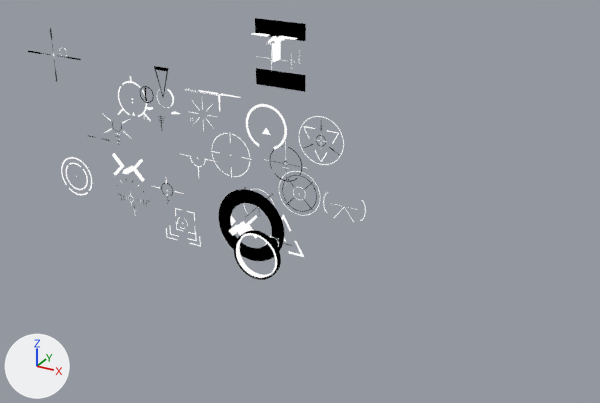
An edit to the Blender file [workfiles]/reticle.blend, drawn before and after from the same camera.
The view is the same before and after, from a 50 mm camera at (68.7, -95.6, 43.4) aimed at (18.4, -4.1, -2.3). The axes (+X, +Y, +Z) are drawn at lower left. The lights are the same throughout. Text is drawn in Blender's own font.

In view in the first picture: 'Border', 'Circle.001', 'Holo2', 'Plane', 'Schmidt', 'Scope2', 'acog', 'b4', 'elcan', 'fal', 'ham', 'holo', 'micro', 'nv', 'okp', 'ragnok', 'reddit', 'rm', 'romeo', 't1', 'thermal', 'top of the pops', 'uwu'.
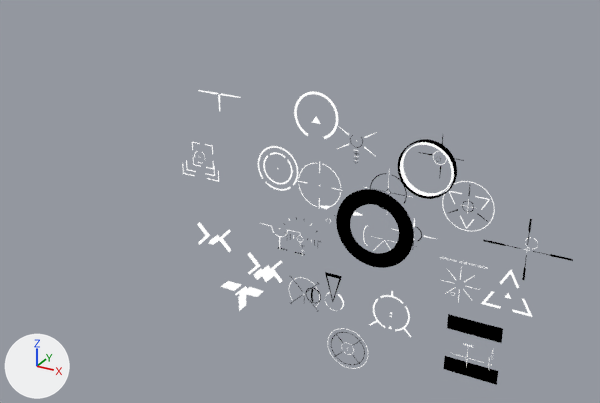
Where the change shows, as pixel boxes (x1, y1, x2, y2) in the pictures (600 x 403 px):
'Border', moved
    before: (219, 189, 284, 261)
    after: (336, 189, 414, 268)
'thermal', moved
    before: (255, 18, 306, 92)
    after: (444, 314, 503, 385)
'Scope2', moved
    before: (234, 225, 292, 280)
    after: (398, 136, 464, 199)
'okp', moved
    before: (251, 33, 298, 63)
    after: (221, 281, 264, 311)
'rm', moved
    before: (246, 104, 287, 150)
    after: (294, 91, 338, 139)
'uwu', moved
    before: (229, 215, 257, 239)
    after: (247, 252, 283, 283)
'reddit', moved
    before: (61, 157, 92, 195)
    after: (258, 146, 298, 191)
'top of the pops', moved
    before: (112, 153, 145, 182)
    after: (197, 222, 231, 252)
'Plane', moved
    before: (299, 116, 344, 165)
    after: (442, 181, 495, 231)
'romeo', moved
    before: (264, 214, 304, 257)
    after: (481, 270, 532, 317)
'fal', moved
    before: (140, 66, 174, 108)
    after: (306, 272, 344, 311)
'holo', moved
    before: (118, 76, 151, 121)
    after: (369, 291, 412, 337)
'micro', moved
    before: (279, 171, 320, 216)
    after: (327, 328, 368, 369)
'Schmidt', moved
    before: (28, 28, 81, 82)
    after: (483, 219, 573, 280)
'ragnok', moved
    before: (166, 208, 201, 247)
    after: (182, 142, 219, 182)
't1', moved
    before: (211, 133, 252, 178)
    after: (298, 162, 342, 209)
'elcan', moved
    before: (264, 141, 305, 182)
    after: (364, 173, 411, 210)
'b4', moved
    before: (103, 114, 132, 145)
    after: (338, 126, 377, 163)
'ham', moved
    before: (88, 107, 180, 141)
    after: (278, 205, 362, 255)
'Holo2', moved
    before: (190, 101, 216, 132)
    after: (442, 267, 480, 302)
'scope', moved
    before: (244, 187, 274, 217)
    after: (289, 277, 320, 312)
'acog', moved
    before: (152, 180, 184, 204)
    after: (393, 218, 436, 250)
'nv', moved
    before: (323, 192, 366, 222)
    after: (363, 225, 397, 251)
'Scope', moved
    before: (119, 180, 150, 211)
    after: (283, 217, 321, 251)
'Circle.001', moved
    before: (182, 154, 213, 177)
    after: (261, 223, 300, 247)
'Text.001', moved
    before: (185, 89, 222, 96)
    after: (440, 257, 488, 269)

Diff of the bpy script that builds the scene:
```diff
--- a/[workfiles]/reticle.blend.py
+++ b/[workfiles]/reticle.blend.py
@@ me_plane @@
 me_plane.from_pydata(...)  # 180 vertices, 40 faces; spans x -3.78..3.78, y 0.0..2.24, z -4.46..4.46
+# me_plane part 1: the whole mesh is moved by (0.0, -2.96, 0.0)
 me_plane.materials.append(mat_black)
@@ ob_scope @@
 ob_scope = bpy.data.objects.new('Scope', me_cylinder)
-ob_scope.location = (-12.6, 0.0, -8.8)
+ob_scope.location = (17.7, 0.0, -8.6)
@@ ob_border @@
 ob_border = bpy.data.objects.new('Border', me_circle)
-ob_border.location = (9.2, 0.0, -8.7)
+ob_border.location = (28.8, 0.0, -4.7)
@@ ob_scope2 @@
 ob_scope2 = bpy.data.objects.new('Scope2', me_cylinder_003)
-ob_scope2.location = (14.5, 0.0, -9.1)
+ob_scope2.location = (38.1, 0.0, 8.0)
@@ ob_ham @@
 ob_ham = bpy.data.objects.new('ham', me_cylinder_006)
-ob_ham.location = (-6.6, 0.0, 6.1)
+ob_ham.location = (23.2, 0.0, -3.7)
@@ ob_okp @@
 ob_okp = bpy.data.objects.new('okp', me_cube)
-ob_okp.location = (13.7, 0.0, 19.7)
+ob_okp.location = (7.2, 0.0, -20.0)
@@ ob_top_of_the_pops @@
 ob_top_of_the_pops = bpy.data.objects.new('top of the pops', me_cube_006)
-ob_top_of_the_pops.location = (-13.1, 0.0, -3.7)
+ob_top_of_the_pops.location = (2.6, 0.0, -12.1)
@@ ob_uwu @@
 ob_uwu = bpy.data.objects.new('uwu', me_cube_009)
-ob_uwu.location = (7.2, 0.0, -8.9)
+ob_uwu.location = (11.3, 0.0, -15.3)
@@ ob_holo @@
 ob_holo = bpy.data.objects.new('holo', me_circle_001)
-ob_holo.location = (-12.4, 0.0, 6.9)
+ob_holo.location = (31.2, 0.0, -17.9)
@@ ob_rm @@
 ob_rm = bpy.data.objects.new('rm', me_circle_005)
-ob_rm.location = (12.0, 0.0, 6.8)
+ob_rm.location = (19.7, 0.0, 9.6)
@@ ob_reddit @@
 ob_reddit = bpy.data.objects.new('reddit', me_circle_006)
-ob_reddit.location = (-24.5, -2.1, -7.6)
+ob_reddit.location = (13.0, 0.0, 0.4)
@@ ob_romeo @@
 ob_romeo = bpy.data.objects.new('romeo', me_plane_006)
-ob_romeo.location = (14.6, -2.1, -9.2)
+ob_romeo.location = (47.1, 0.0, -10.3)
@@ ob_ragnok @@
 ob_ragnok = bpy.data.objects.new('ragnok', me_circle_004)
-ob_ragnok.location = (-4.0, 0.0, -11.7)
+ob_ragnok.location = (0.0, 0.0, 0.0)
@@ ob_b4 @@
 ob_b4 = bpy.data.objects.new('b4', me_plane_009)
-ob_b4.location = (-13.3, 0.0, 3.4)
+ob_b4.location = (26.5, 0.0, 7.8)
@@ ob_fal @@
 ob_fal = bpy.data.objects.new('fal', me_circle_007)
-ob_fal.location = (0.0, 0.0, 10.9)
+ob_fal.location = (26.1, 0.0, -13.5)
 ob_fal.rotation_euler = (1.571, 0.0, 0.0)  # degrees (90, 0, 0)
@@ ob_schmidt @@
 ob_schmidt = bpy.data.objects.new('Schmidt', me_plane_001)
-ob_schmidt.location = (-24.3, 0.0, 13.0)
+ob_schmidt.location = (49.5, 0.0, -2.0)
@@ ob_elcan @@
 ob_elcan = bpy.data.objects.new('elcan', me_circle_012)
-ob_elcan.location = (15.0, 0.0, 1.9)
+ob_elcan.location = (30.4, 0.0, 0.8)
@@ ob_acog @@
 ob_acog = bpy.data.objects.new('acog', me_circle_002)
-ob_acog.location = (-6.1, 0.0, -6.3)
+ob_acog.location = (34.3, 0.0, -4.4)
@@ ob_t1 @@
 ob_t1 = bpy.data.objects.new('t1', me_cube_001)
-ob_t1.location = (7.9, 0.0, 2.9)
+ob_t1.location = (21.8, 0.0, 1.1)
 ob_t1.rotation_euler = (0.0, 1.571, 0.0)  # degrees (0, 90, 0)
@@ ob_thermal @@
 ob_thermal = bpy.data.objects.new('thermal', me_plane)
-ob_thermal.location = (14.4, -4.5, 17.2)
+ob_thermal.location = (43.2, 0.0, -20.3)
@@ ob_nv @@
 ob_nv = bpy.data.objects.new('nv', me_plane_008)
-ob_nv.location = (24.1, -2.0, -2.6)
+ob_nv.location = (29.7, 0.0, -6.8)
@@ ob_micro @@
 ob_micro = bpy.data.objects.new('micro', me_circle_009)
-ob_micro.location = (17.1, 0.0, -2.1)
+ob_micro.location = (25.1, 0.0, -25.1)
@@ ob_plane @@
 ob_plane = bpy.data.objects.new('Plane', me_plane_003)
-ob_plane.location = (20.4, -2.0, 6.2)
+ob_plane.location = (41.0, 0.0, 0.7)
@@ ob_holo2 @@
 ob_holo2 = bpy.data.objects.new('Holo2', me_plane_002)
-ob_holo2.location = (1.4, 0.0, 7.0)
+ob_holo2.location = (41.1, 0.0, -10.1)
 ob_holo2.scale = (1.09, 1.09, 1.09)
@@ ob_scope_1 @@
 ob_scope_1 = bpy.data.objects.new('scope', me_circle_013)
-ob_scope_1.location = (10.4, -2.0, -5.4)
+ob_scope_1.location = (17.6, 0.0, -18.3)
@@ ob_circle_001 @@
 ob_circle_001 = bpy.data.objects.new('Circle.001', me_circle_008)
-ob_circle_001.location = (0.0, 0.0, 0.0)
+ob_circle_001.location = (13.8, 0.0, -8.3)
```
